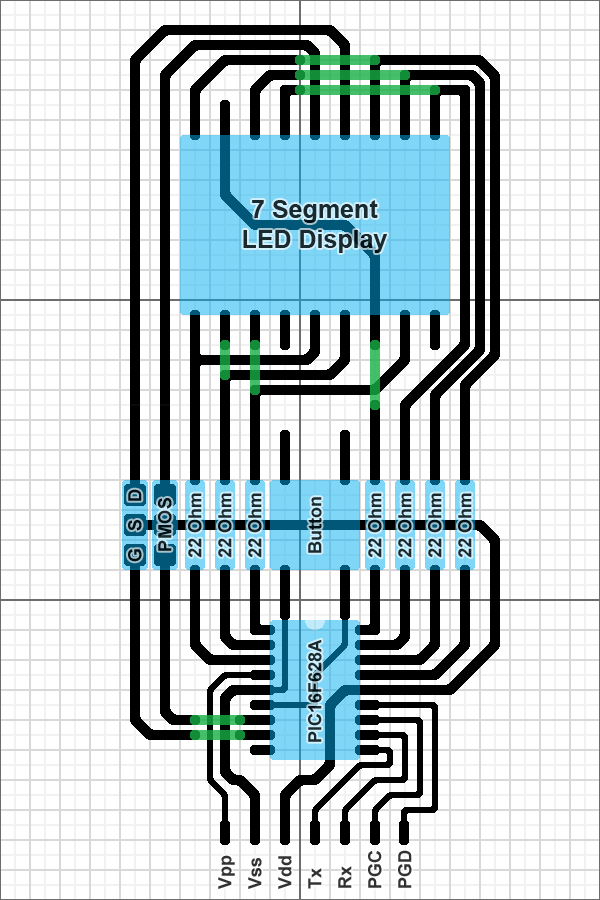
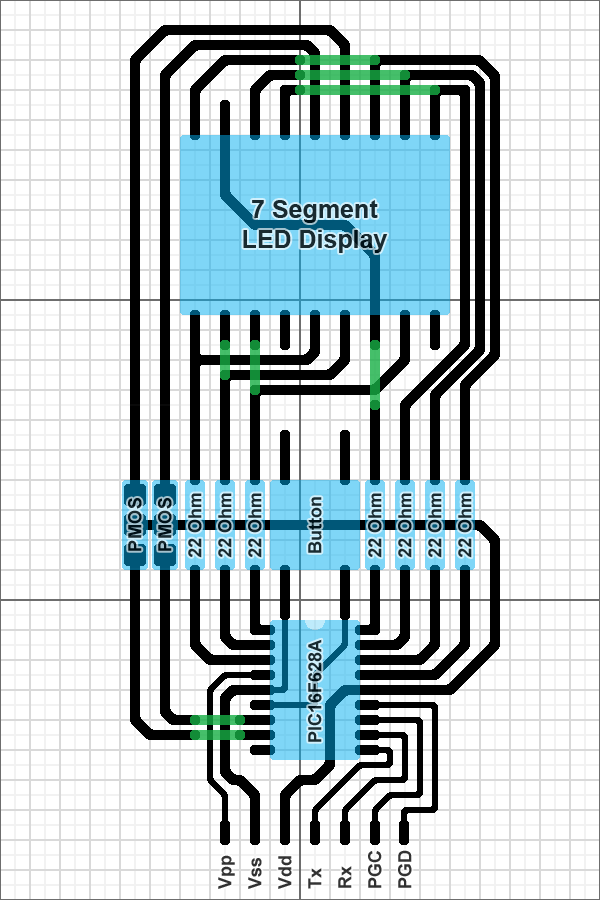
The second 600px x 900px image is a revision of the first. Changes to its layers:
added layer "PMOS" (1st of 2, in "Labels") (80%) in group "Labels" over (x1=128, y1=498, x2=142, y2=551)
hid "G S D" (1st of 2, in "Labels") over (x1=128, y1=489, x2=142, y2=562)
